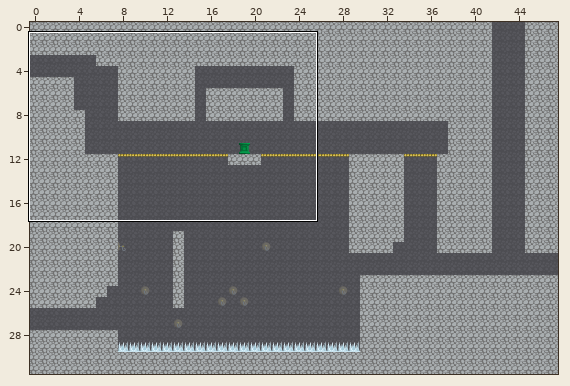
An edit to a level. Tiled map, TiledMaps/room5-1.tmx. Above: a wide view before the commit, with the close-up outlined.
Close-up. Before the commit:
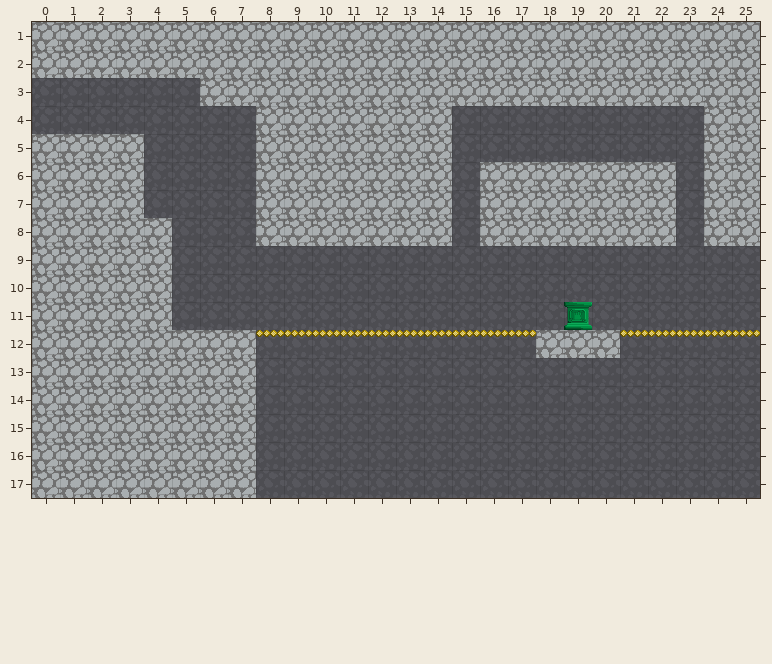
Cells are 32x32 px. Shown: x 0..25, y 1..17. The commit also changed other parts of the map, which this record leaves out.
After:
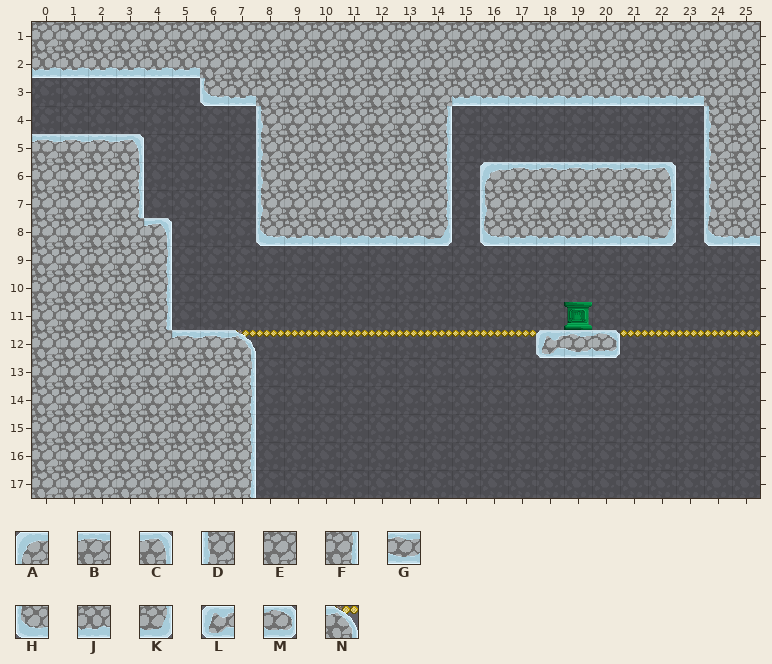
Key: from "tilemap": A 3, B 4, C 5, D 9, E 10, F 11, G 12, H 15, J 16, K 17, L 18, M 20, N 48.
_ is an empty cell.
What changed:
Layer "foreground":
Tile A replaces tile E in row 6 at x 16.
Tile B replaces tile E in row 5 at x 0 to 2; in row 6 at x 17 to 21; in row 12 at x 5 to 6.
Tile C replaces tile E in row 5 at x 3; in row 6 at x 22; in row 8 at x 4.
Tile D replaces tile E in rows 4 to 6 at x 8 and 24; in row 7 at x 8, 16 and 24.
Tile F replaces tile E in rows 4 to 5 at x 14; in row 6 at x 3 and 14; in row 7 at x 3, 14 and 22; in rows 9 to 11 at x 4; in rows 13 to 17 at x 7.
Tile G replaces tile E in row 12 at x 19.
Tile H replaces tile E in row 3 at x 6; in row 8 at x 8, 16 and 24.
Tile J replaces tile E in row 2 at x 0 to 5; in row 3 at x 7 and 15 to 23; in row 8 at x 9 to 13, 17 to 21 and 25.
Tile K replaces tile E in row 8 at x 14 and 22.
Tile L replaces tile E in row 12 at x 18.
Tile M replaces tile E in row 12 at x 20.
Tile N replaces tile E in row 12 at x 7.
Boxes around the changes in both close-ups, in picture pixels (x1, y1, x2, y2):
changed: (32, 58, 760, 498)
